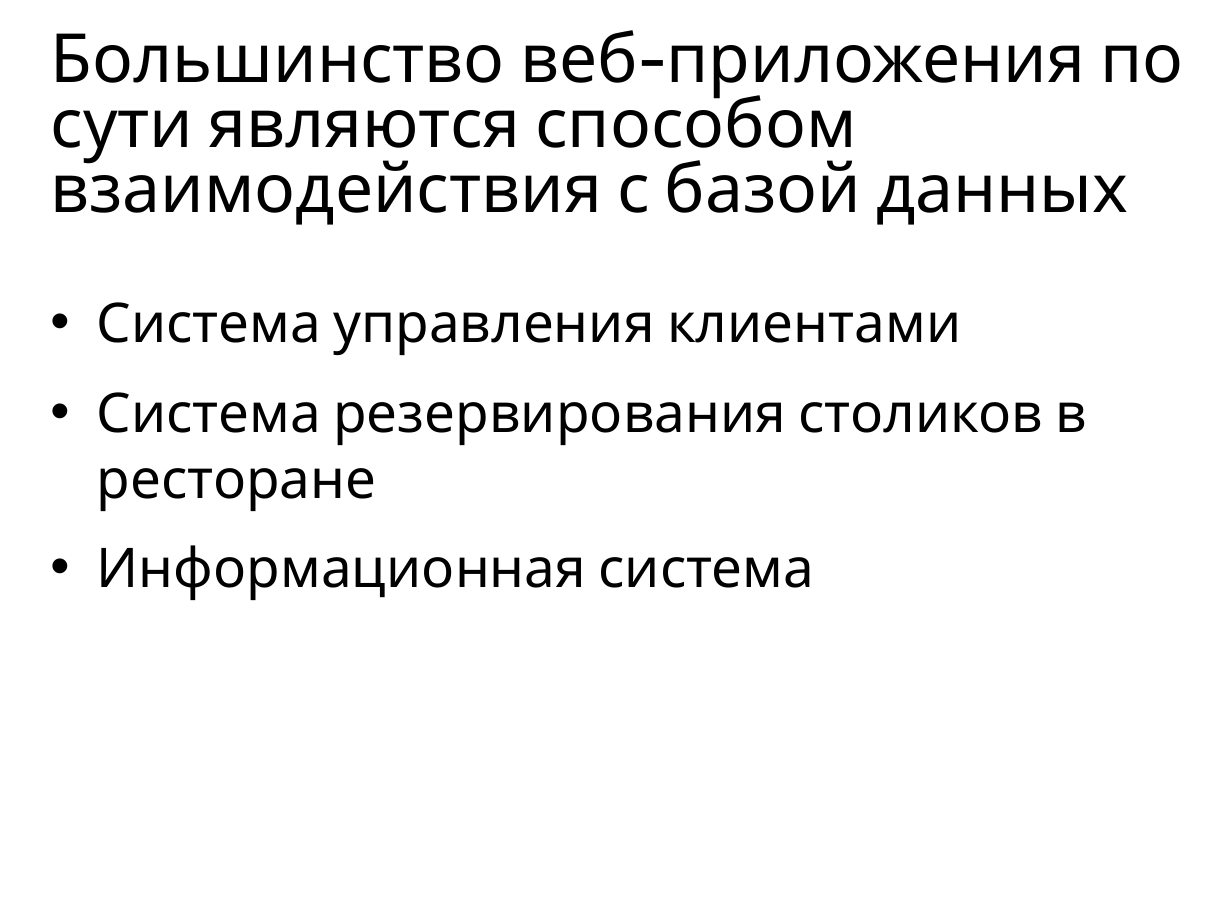
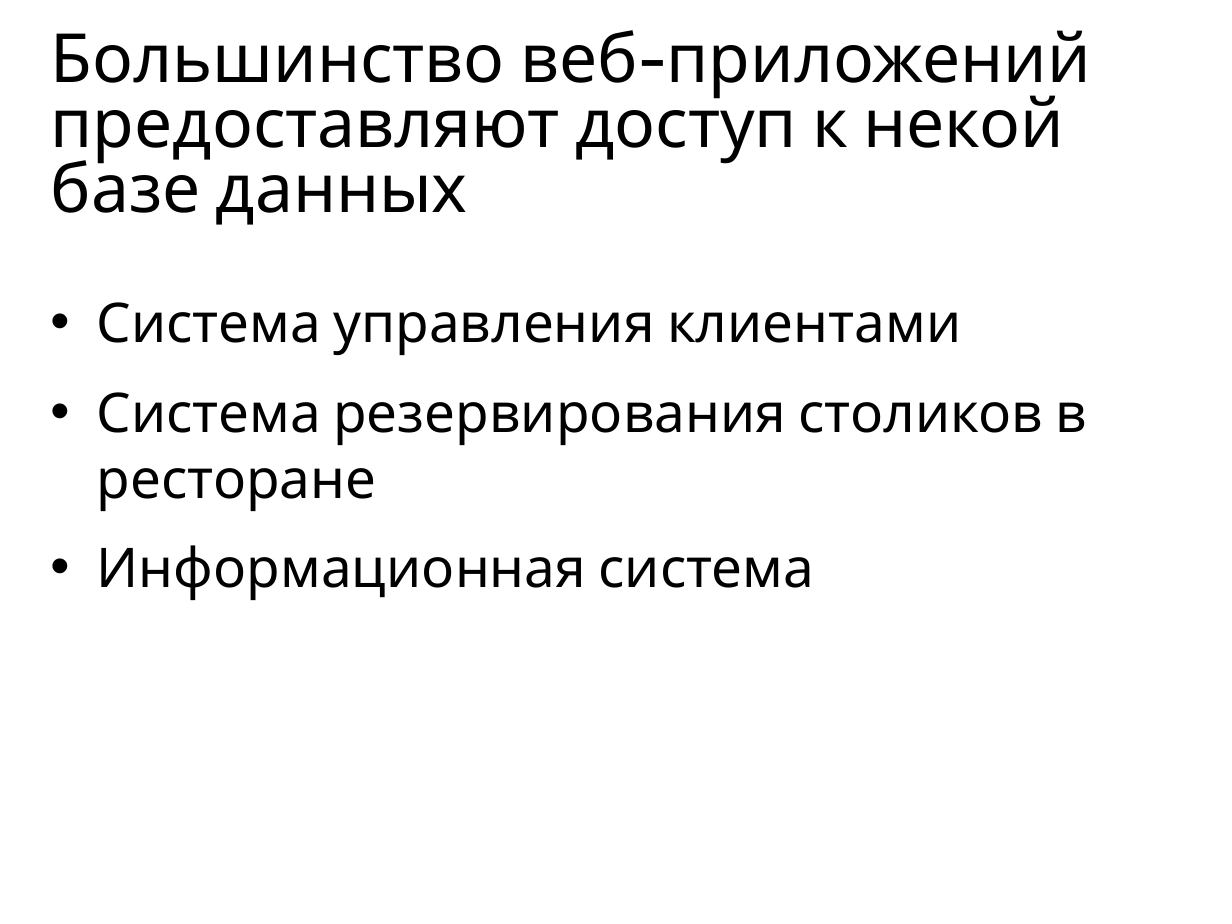
Before and after one commit to maxchv/LearnPython, a slide deck: slide 7 of week12/Models.pptx. Drawn at 1232x924 pixels with LibreOffice and Linux fonts; fonts in the diff are those of the drawing. Boxes give left, top, right and bottom in pixels: in the first picture for what was removed or moved away, otherwise in the second. Text is boxed around its words. In the diff, an @@ line names an element or a change of style, - is before the commit and + after.

```diff
--- a/week12/Models.pptx
+++ b/week12/Models.pptx
@@ title at (51,30,1091,225): text changed @@
-Большинство веб-приложения по сути являются способом взаимодействия с базой данных
+Большинство веб-приложений предоставляют доступ к некой базе данных
```
Also in this commit, not shown: 21 other slides changed, 24 slides added, 12 slides removed, 33 other files.
